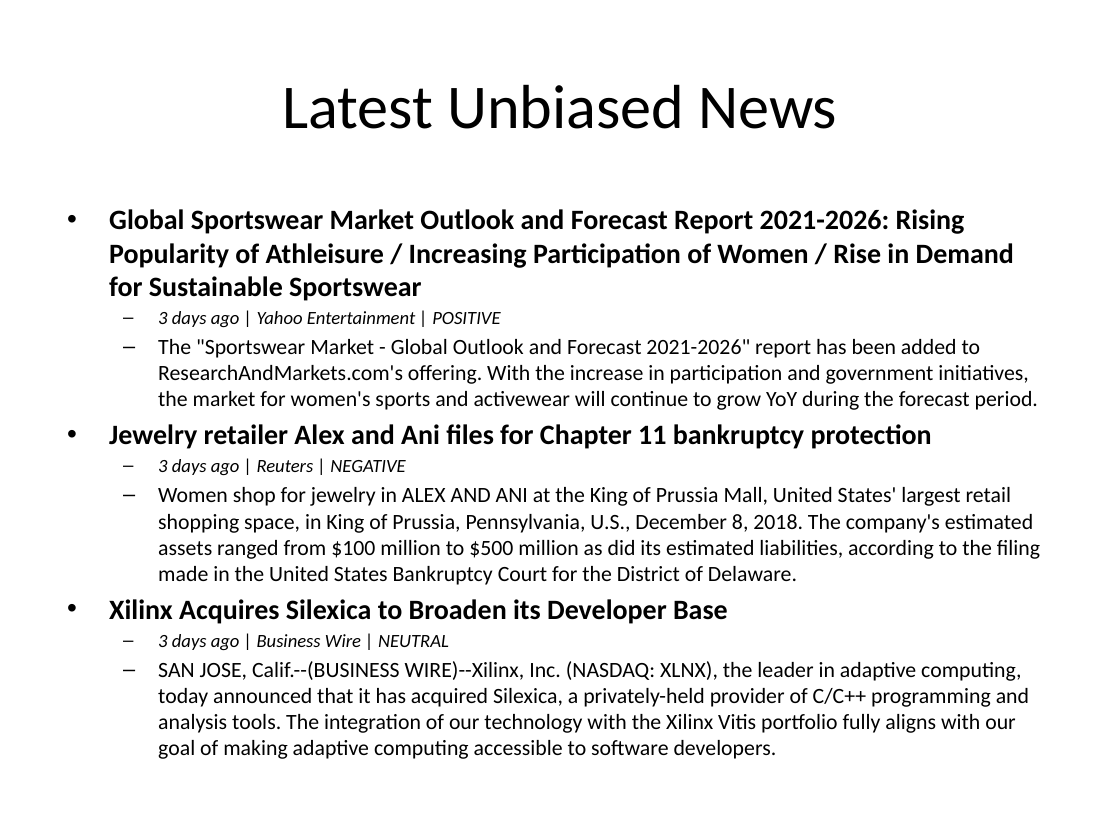
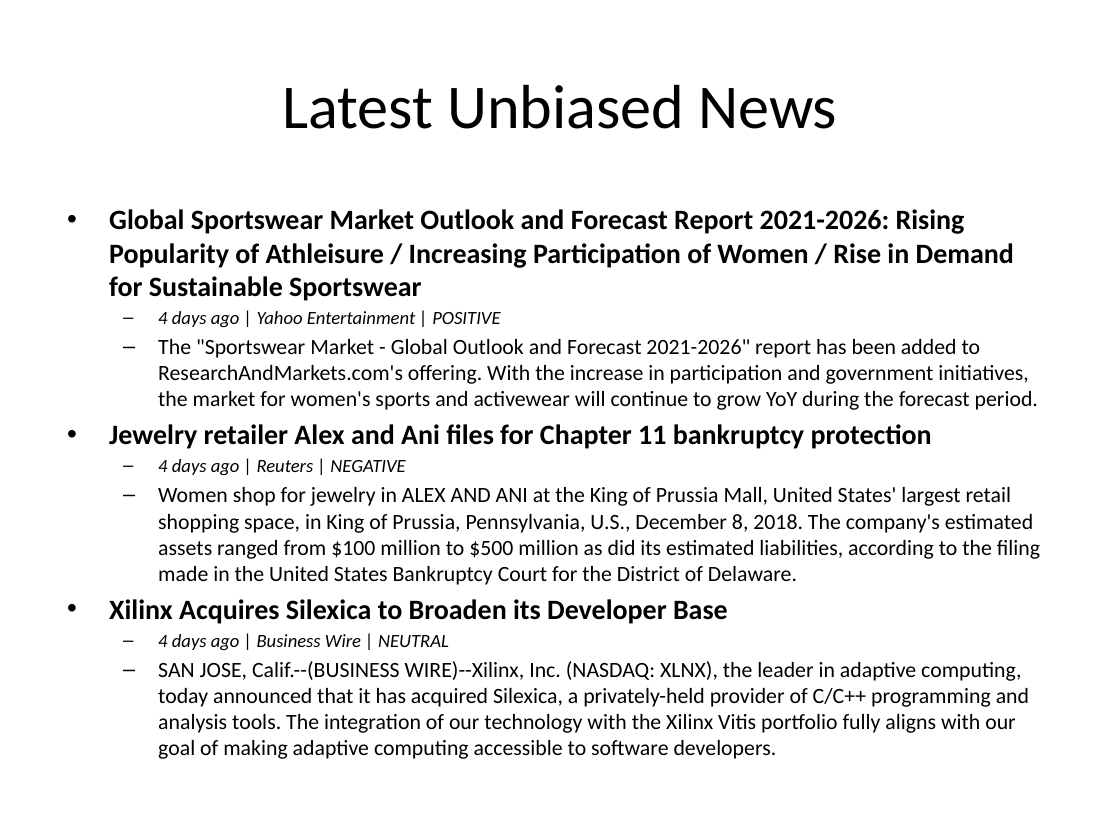
Before and after one commit to yuchiahung/Fintech-2021-T2, a slide deck: slide 3 of news_summary_t2.pptx. Drawn at 1120x840 pixels with LibreOffice and Linux fonts; fonts in the diff are those of the drawing. Boxes give left, top, right and bottom in pixels: in the first picture for what was removed or moved away, otherwise in the second. Text is boxed around its words. In the diff, an @@ line names an element or a change of style, - is before the commit and + after.

```diff
--- a/news_summary_t2.pptx
+++ b/news_summary_t2.pptx
@@ text at (158,311,500,328): text changed @@
-  – 3 days ago | Yahoo Entertainment | POSITIVE
+  – 4 days ago | Yahoo Entertainment | POSITIVE
@@ text at (158,459,405,476): text changed @@
-  – 3 days ago | Reuters | NEGATIVE
+  – 4 days ago | Reuters | NEGATIVE
@@ text at (158,634,449,651): text changed @@
-  – 3 days ago | Business Wire | NEUTRAL
+  – 4 days ago | Business Wire | NEUTRAL
```
Also in this commit, not shown: 1 other slide changed, 5 slides added, 4 slides removed, 10 other files.
